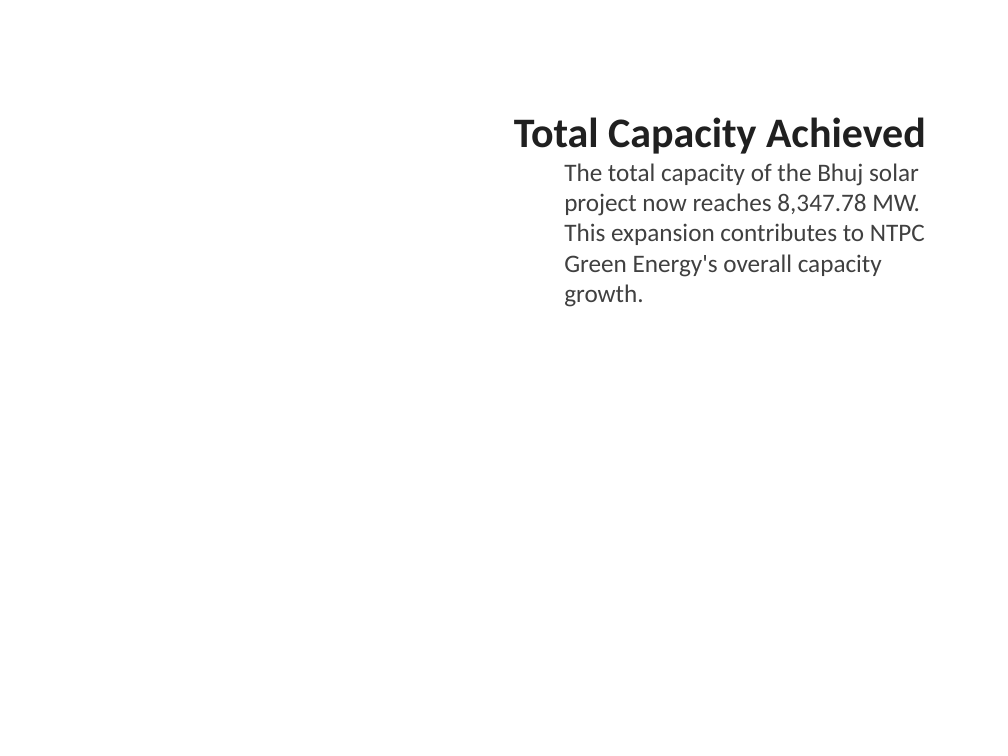
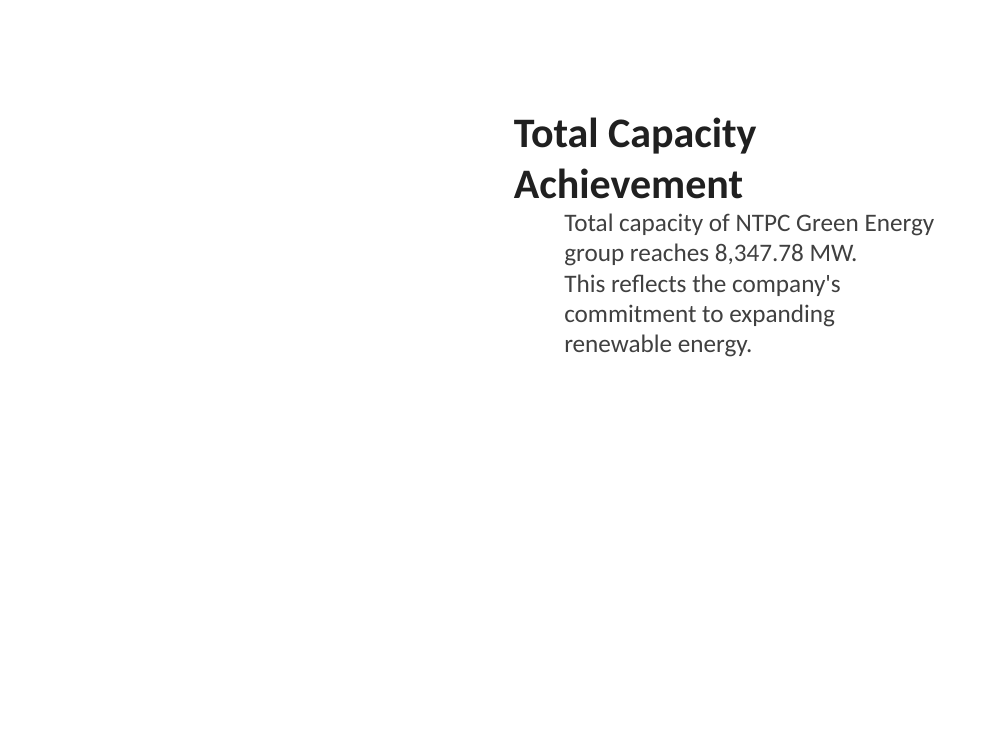
Before and after one commit to gauravsiemens1988/Linkedin-AI-Agent_Personal, a slide deck: slide 2 of drafts/linkedin_carousel.pptx. Drawn at 1008x756 pixels with LibreOffice and Linux fonts; fonts in the diff are those of the drawing. Boxes give left, top, right and bottom in pixels: in the first picture for what was removed or moved away, otherwise in the second. Text is boxed around its words. In the diff, an @@ line names an element or a change of style, - is before the commit and + after.

```diff
--- a/drafts/linkedin_carousel.pptx
+++ b/drafts/linkedin_carousel.pptx
@@ text at (x1=514, y1=117, x2=935, y2=357): text changed @@
-Total Capacity Achieved
-  The total capacity of the Bhuj solar project now reaches 8,347.78 MW.
-  This expansion contributes to NTPC Green Energy's overall capacity growth.
+Total Capacity Achievement
+  Total capacity of NTPC Green Energy group reaches 8,347.78 MW.
+  This reflects the company's commitment to expanding renewable energy.
```
Also in this commit, not shown: 5 other slides changed, 3 other files.
